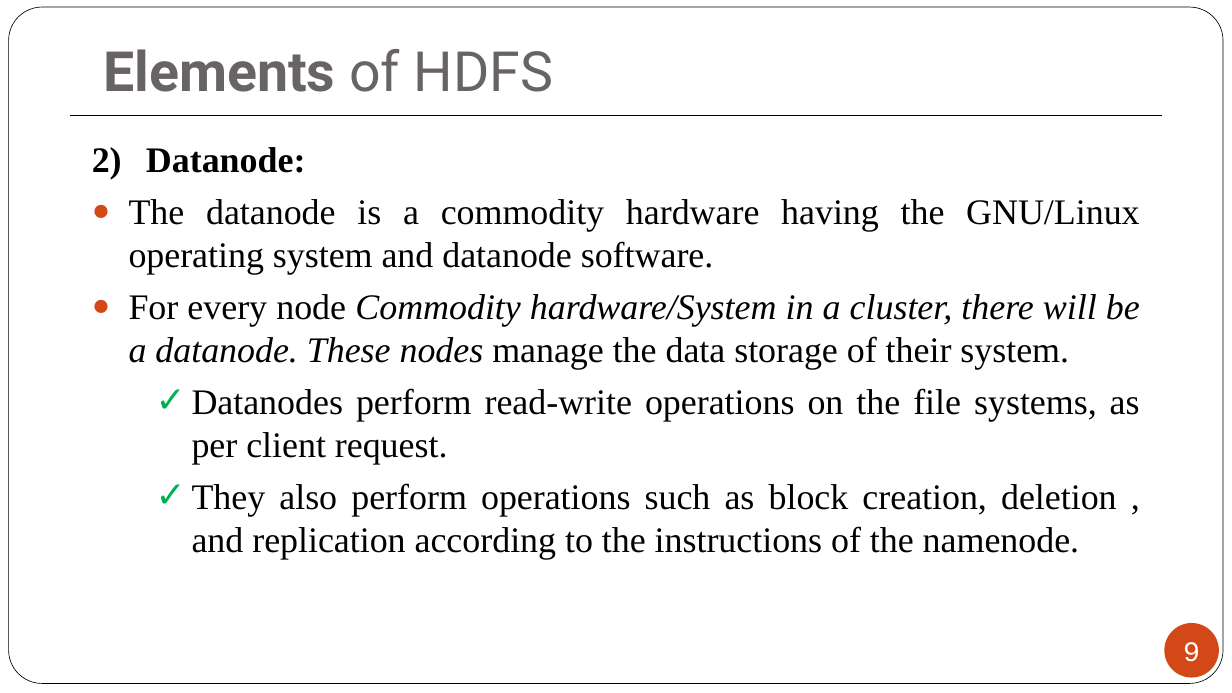
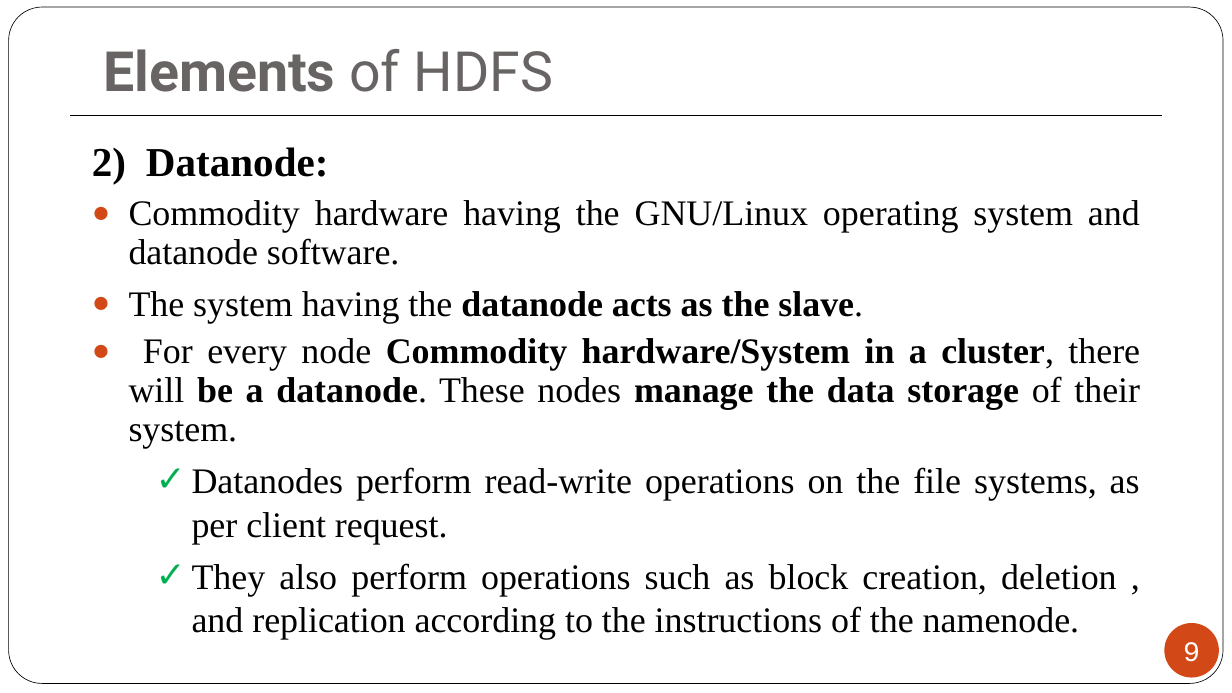
Before and after one commit to MaulikPatel295/MaulikPatel295, a slide deck: slide 9 of ALA/sem7/2170715_150124116006.pptx. Drawn at 1232x693 pixels with LibreOffice and Linux fonts; fonts in the diff are those of the drawing. Boxes give left, top, right and bottom in pixels: in the first picture for what was removed or moved away, otherwise in the second. Text is boxed around its words. In the diff, an @@ line names an element or a change of style, - is before the commit and + after.

```diff
--- a/ALA/sem7/2170715_150124116006.pptx
+++ b/ALA/sem7/2170715_150124116006.pptx
@@ text at bbox=[129, 147, 1140, 448]: size 28 to 32 pt in "Datanode:"; bold on in "Commodity hardware/System in a cluster, be a ..."; italic off in "Commodity hardware/System in a cluster, there will ..."; line spacing 1 to 0.9 @@
@@ text at bbox=[129, 200, 1140, 324]: text changed @@
-● The datanode is a commodity hardware having the GNU/Linux operating system and datanode software.
+● Commodity hardware having the GNU/Linux operating system and datanode software.
+● The system having the datanode acts as the slave.
```
Also in this commit, not shown: 10 other slides changed, 1 slide added, 1 slide removed, 1 other file.
